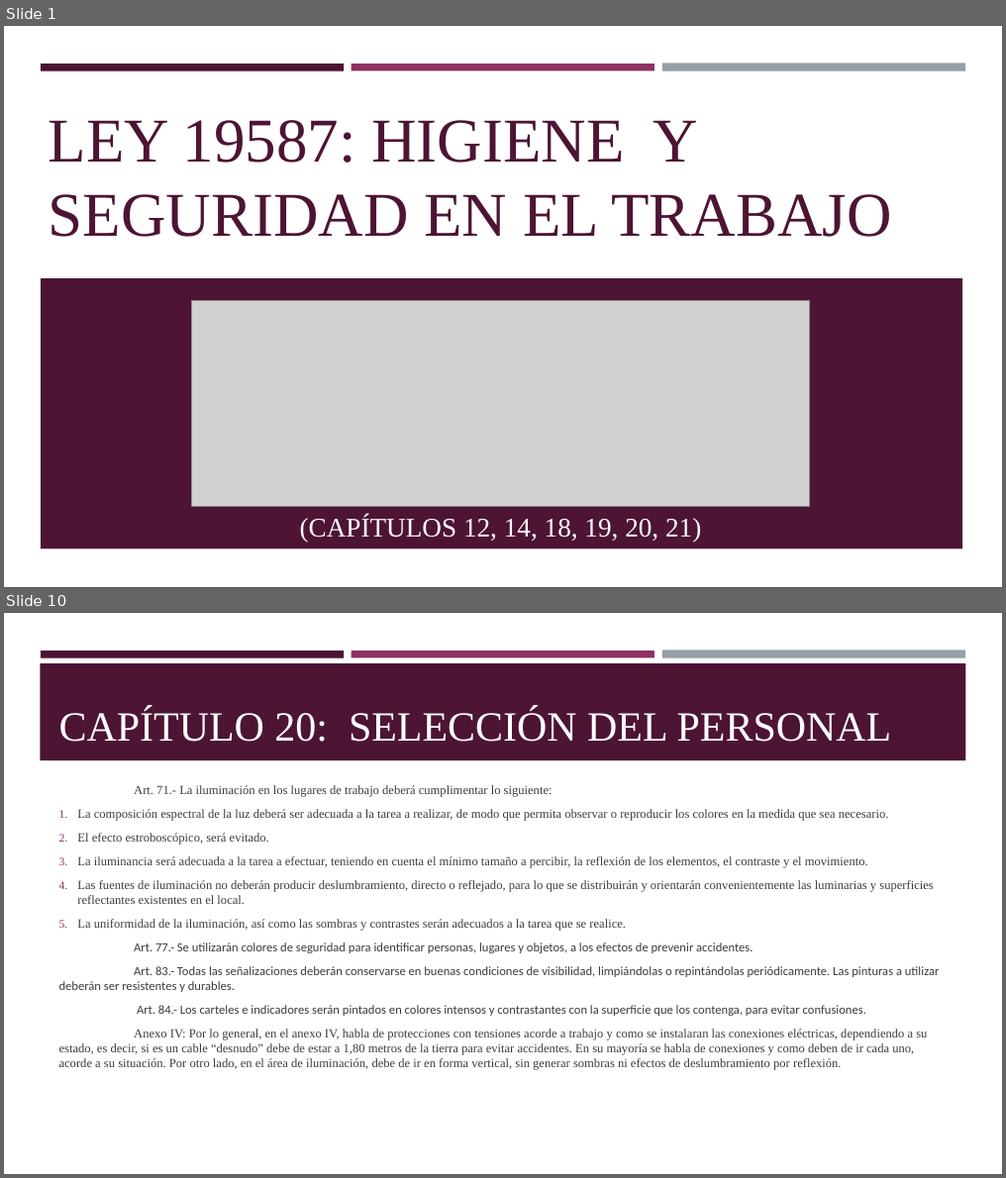
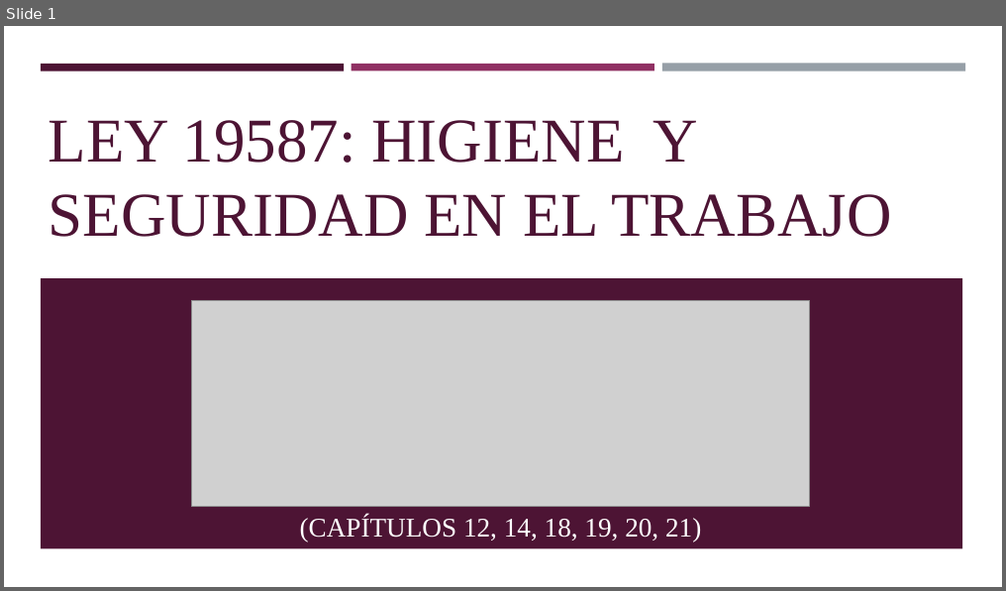
Before and after one commit to Cnsgnicole/doubik, a slide deck: TP LEY 19587 - Presentación de capítulos.pptx. Shown one above the other, each under a label of ours: slides 1 and 10 before the commit, slide 1 after it; the slides between them are not shown. The pictures are 1006x1178 and 1006x591 pixels, drawn with LibreOffice and Linux fonts; fonts in the diff are those of the drawing; grey boxes stand for pictures. Boxes give left, top, right and bottom in pixels: in the first picture for what was removed or moved away, otherwise in the second. Text is boxed around its words. In the diff, an @@ line names an element or a change of style, - is before the commit and + after.

```diff
--- a/TP LEY 19587 - Presentación de capítulos.pptx
+++ b/TP LEY 19587 - Presentación de capítulos.pptx
@@ slide 10 removed at [4, 613, 1002, 1174], background #FFFFFF; not listed: 3 template elements that a slide beside it also shows @@
@@ rectangle removed at [40, 663, 966, 761] @@
@@ title removed at [59, 708, 892, 742] @@
-CAPÍTULO 20: SELECCIÓN DEL PERSONAL
@@ text removed at [59, 785, 940, 1070] @@
-Art. 71.- La iluminación en los lugares de trabajo deberá cumplimentar lo siguiente:
-1. La composición espectral de la luz deberá ser adecuada a la tarea a realizar, de modo que permita observar o reproducir los colores en la medida que sea necesario.
-2. El efecto estroboscópico, será evitado.
-3. La iluminancia será adecuada a la tarea a efectuar, teniendo en cuenta el mínimo tamaño a percibir, la reflexión de los elementos, el contraste y el movimiento.
-4. Las fuentes de iluminación no deberán producir deslumbramiento, directo o reflejado, para lo que se distribuirán y orientarán convenientemente las luminarias y superficies reflectantes existentes en el local.
-5. La uniformidad de la iluminación, así como las sombras y contrastes serán adecuados a la tarea que se realice.
-Art. 77.- Se utilizarán colores de seguridad para identificar personas, lugares y objetos, a los efectos de prevenir accidentes.
-Art. 83.- Todas las señalizaciones deberán conservarse en buenas condiciones de visibilidad, limpiándolas o repintándolas periódicamente. Las pinturas a utilizar deberán ser resistentes y durables.
-Art. 84.- Los carteles e indicadores serán pintados en colores intensos y contrastantes con la superficie que los contenga, para evitar confusiones.
-Anexo IV: Por lo general, en el anexo IV, habla de protecciones con tensiones acorde a trabajo y como se instalaran las conexiones eléctricas, dependiendo a su estado, es decir, si es un cable “desnudo” debe de estar a 1,80 metros de la tierra para evitar accidentes. En su mayoría se habla de conexiones y como deben de ir cada uno, acorde a su situación. Por otro lado, en el área de iluminación, debe de ir en forma vertical, sin generar sombras ni efectos de deslumbramiento por reflexión.
```
Also in this commit, not shown: 3 slides changed, 4 slides added, 8 other slides removed.
